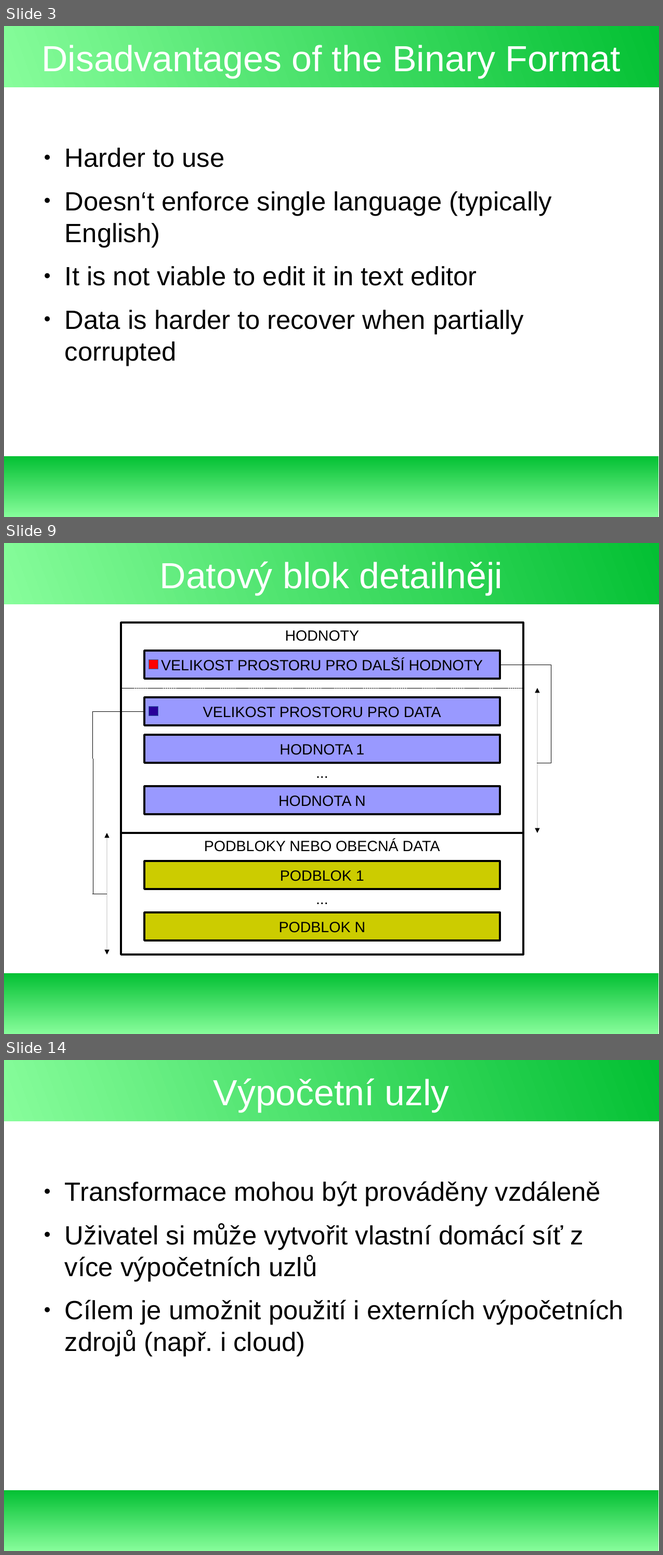
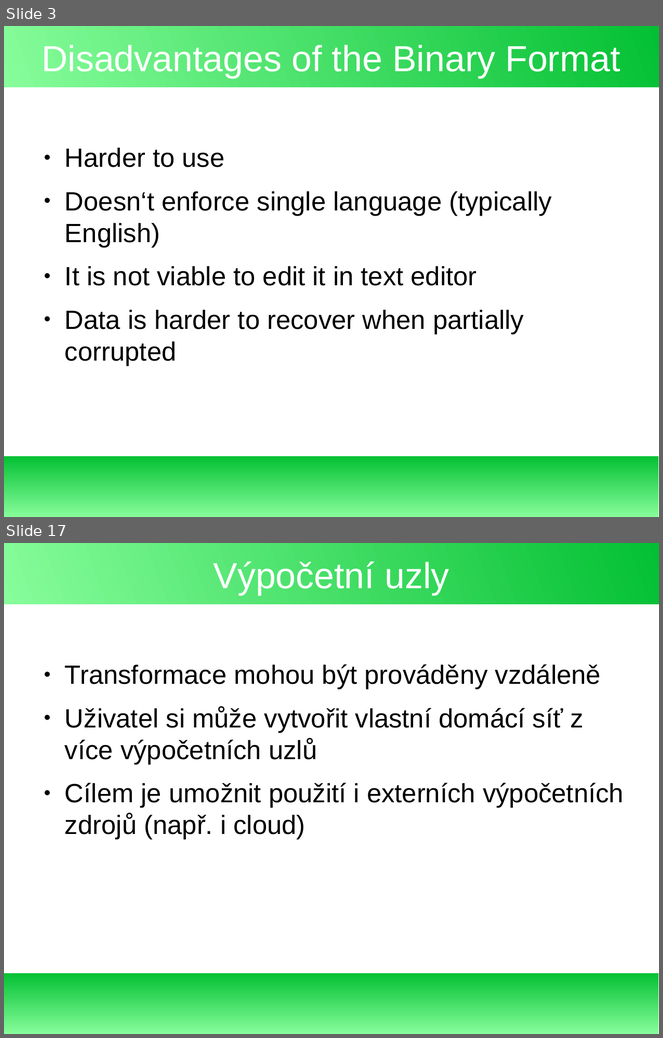
Before and after one commit to exbin/xbup-doc, a slide deck: presentation/binary_concept.odp. Shown one above the other, each under a label of ours: slides 3, 9 and 14 before the commit, slides 3 and 17 after it; the slides between them are not shown. The pictures are 663x1555 and 663x1038 pixels, drawn with LibreOffice and Linux fonts; fonts in the diff are those of the drawing. Boxes give left, top, right and bottom in pixels: in the first picture for what was removed or moved away, otherwise in the second. Text is boxed around its words. In the diff, an @@ line names an element or a change of style, - is before the commit and + after.

```diff
--- a/presentation/binary_concept.odp
+++ b/presentation/binary_concept.odp
@@ slide 9 removed at [4, 543, 659, 1034], background #FFFFFF; not listed: 2 template elements that a slide beside it also shows @@
@@ title removed at [160, 561, 503, 595] @@
-Datový blok detailněji
@@ rectangle removed at [121, 623, 523, 833] @@
-HODNOTY
@@ rectangle removed at [144, 651, 500, 679] @@
-VELIKOST PROSTORU PRO DALŠÍ HODNOTY
@@ rectangle removed at [149, 660, 158, 670] @@
@@ line removed from (501, 665) to (552, 665) @@
@@ line removed from (552, 665) to (552, 763) @@
@@ line removed from (121, 688) to (523, 688) @@
@@ rectangle removed at [144, 697, 500, 726] @@
-VELIKOST PROSTORU PRO DATA
@@ double arrow removed from (538, 688) to (538, 833) @@
@@ line removed from (144, 711) to (93, 711) @@
@@ line removed from (93, 711) to (93, 895) @@
@@ rectangle removed at [149, 707, 158, 717] @@
@@ rectangle removed at [144, 735, 500, 763] @@
-HODNOTA 1
@@ text removed at [158, 758, 486, 786] @@
-...
@@ line removed from (538, 763) to (552, 763) @@
@@ rectangle removed at [144, 786, 500, 814] @@
-HODNOTA N
@@ double arrow removed from (107, 833) to (107, 955) @@
@@ rectangle removed at [121, 833, 523, 955] @@
-PODBLOKY NEBO OBECNÁ DATA
@@ rectangle removed at [144, 861, 500, 889] @@
-PODBLOK 1
@@ text removed at [158, 885, 486, 913] @@
-...
@@ line removed from (93, 895) to (107, 895) @@
@@ rectangle removed at [144, 913, 500, 941] @@
-PODBLOK N
@@ what was slide 14 is now slide 17 @@
```
Also in this commit, not shown: 7 slides changed, 7 slides added, 3 other slides removed, 1 other file.
